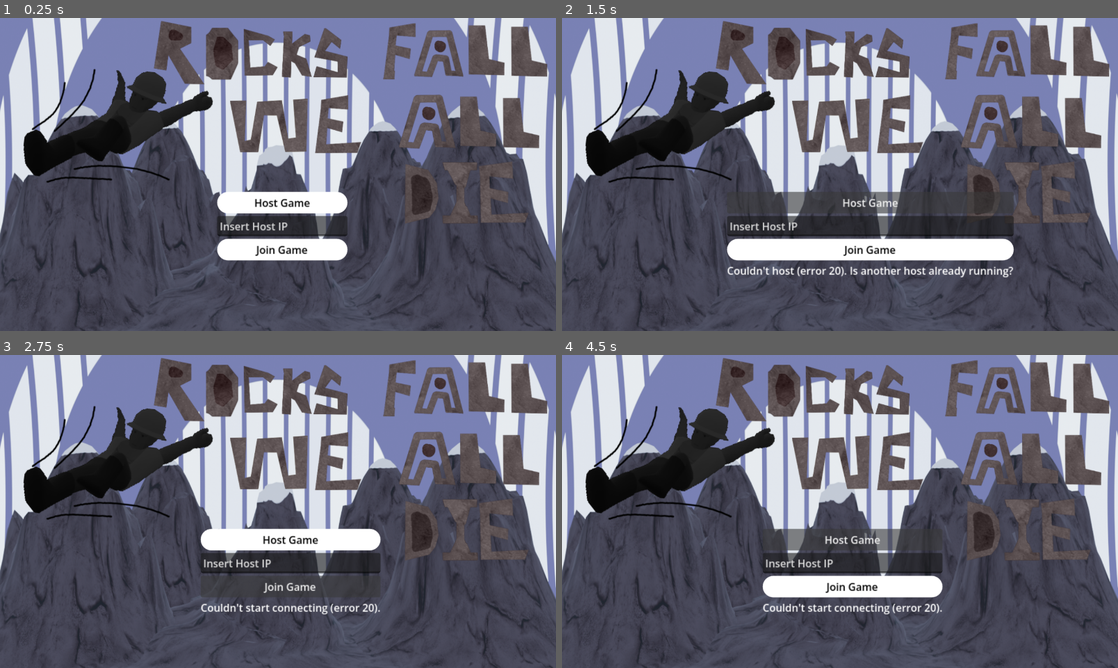
Above: before the commit, frames 1-4 (two rows, left to right).
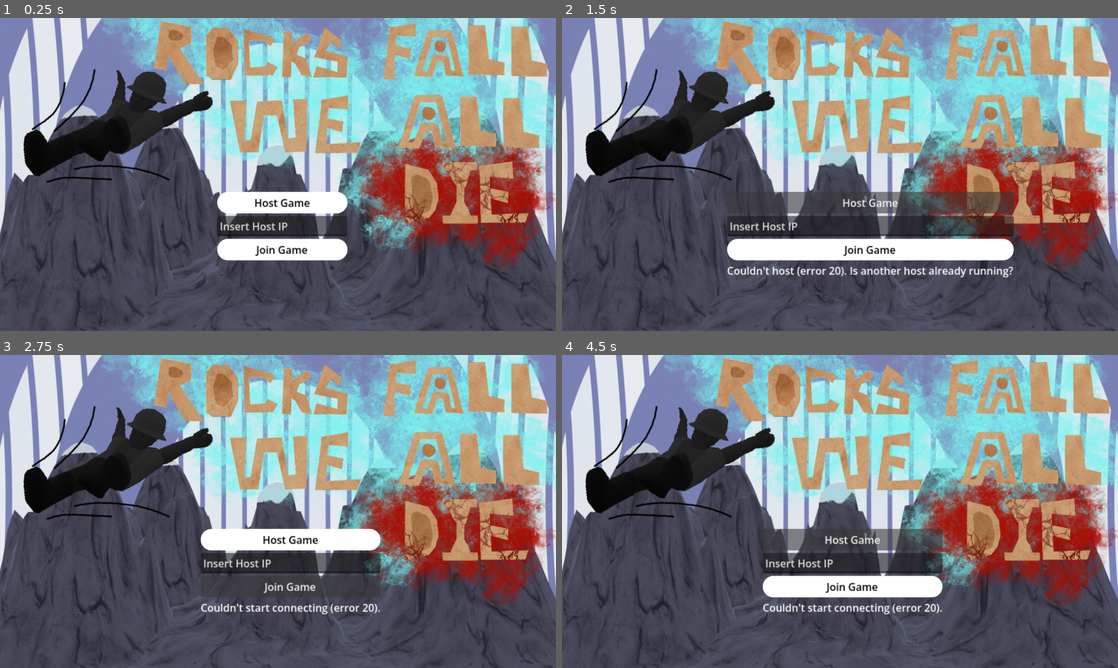
Above: after the commit, the same moments.

Repository: xxycoc/Rocks-Fall-We-All-Die
Game: Godot game, scene res://scenes/main.tscn
The game is run twice, just before and just after one commit, with the same random seed, the same clock (stepped at 60 frames per second) and the same inputs.
Inputs (mouse positions are in pixels of both pictures, inside the frame that each line leads up to):
- Up to frame 1 (0.25 s): no input
- Up to frame 2 (1.5 s): tap Enter (start_round) at 0.5 s; move the mouse to (962, 158) at 0.52 s; hold D (move_right) 0.53-1.25 s; tap G (carry) at 0.6 s; click (962, 158) at 0.67 s; tap Space (jump) at 0.77 s; click "Host Game" at 1.25 s
- Up to frame 3 (2.75 s): click "Join Game" at 2 s
- Up to frame 4 (4.5 s): drag from (728, 527) to (812, 574) at 2.77 s; move the mouse to (895, 442) at 3.52 s; hold D (move_right) 3.53-4.25 s; tap E (slide) at 3.6 s; click (895, 442) at 3.67 s; drag from (812, 574) to (673, 464) at 4.27 s

The runs differ from the first frame. In frame 1, 38% of the frame differs, in the area x 18-100%, y 0-80%; in frame 2, 37%; in frame 3, 37%; in frame 4, 38%.

Commit message:
UI Update

Diff:
--- a/scenes/main.tscn
+++ b/scenes/main.tscn
@@ -226,7 +226,7 @@
 script = ExtResource("9_obst")
 
 [node name="SpawnPoints" type="Node3D" parent="." unique_id=1304857624]
-transform = Transform3D(1, 0, 0, 0, 1, 0, 0, 0, 1, 31, 125.36742, -102.05055)
+transform = Transform3D(1, 0, 0, 0, 1, 0, 0, 0, 1, 36.529648, 3.2253666, -9.801772)
 
 [node name="Marker3D" type="Marker3D" parent="SpawnPoints" unique_id=1452039435]
 transform = Transform3D(0.78310186, -0.62189347, 0, 0.62189347, 0.78310186, 0, 0, 0, 1, 0, 1.2289233, 0.6840866)
--- a/scenes/mountain.tscn
+++ b/scenes/mountain.tscn
@@ -1,16 +1,24 @@
-[gd_scene load_steps=4 format=3]
+[gd_scene format=3 uid="uid://dntc2mtd7bcf6"]
 
 [ext_resource type="PackedScene" path="res://scenes/mountain_camera.tscn" id="1_cam"]
-[ext_resource type="Script" path="res://scripts/mountain_controller.gd" id="2_ctrl"]
-[ext_resource type="PackedScene" path="res://scenes/mountain_hud.tscn" id="3_hud"]
+[ext_resource type="Script" uid="uid://j1ym3rgrt6w7" path="res://scripts/mountain_controller.gd" id="2_ctrl"]
+[ext_resource type="PackedScene" uid="uid://qn28j1r50pr8" path="res://scenes/mountain_hud.tscn" id="3_hud"]
+[ext_resource type="Script" uid="uid://4ghc778vam41" path="res://scripts/mountain_markers.gd" id="4_1mgkb"]
 
-[node name="Mountain" type="Node"]
+[node name="Mountain" type="Node" unique_id=743694814]
 
-[node name="MountainCamera" parent="." instance=ExtResource("1_cam")]
+[node name="MountainMarkers" type="Control" parent="." unique_id=1091727704]
+layout_mode = 3
+anchors_preset = 0
+offset_right = 40.0
+offset_bottom = 40.0
+script = ExtResource("4_1mgkb")
 
-[node name="MountainController" type="Node" parent="." node_paths=PackedStringArray("camera")]
+[node name="MountainCamera" parent="." unique_id=466397632 instance=ExtResource("1_cam")]
+
+[node name="MountainController" type="Node" parent="." unique_id=1637924772 node_paths=PackedStringArray("camera")]
 script = ExtResource("2_ctrl")
 camera = NodePath("../MountainCamera")
 
-[node name="MountainHUD" parent="." node_paths=PackedStringArray("controller") instance=ExtResource("3_hud")]
+[node name="MountainHUD" parent="." unique_id=114877570 node_paths=PackedStringArray("controller") instance=ExtResource("3_hud")]
 controller = NodePath("../MountainController")
--- /dev/null
+++ b/scripts/mountain_markers.gd
@@ -0,0 +1,43 @@
+extends Control
+## Mountain markers (P1). Lives in the Mountain's HUD. Draws a dot above every
+## hiker in their jacket colour, so the Mountain can spot them from high up.
+
+const HIKER := preload("res://scripts/hiker.gd")
+const HEIGHT := 2.4   # metres above the hiker's feet
+
+
+func _ready() -> void:
+	mouse_filter = Control.MOUSE_FILTER_IGNORE
+
+
+func _process(_delta: float) -> void:
+	queue_redraw()
+
+
+func _draw() -> void:
+	var cam := get_viewport().get_camera_3d()
+	if cam == null:
+		return
+	for hiker in get_tree().get_nodes_in_group("hikers"):
+		var state: String = hiker.state
+		if state == "extracted":
+			continue
+		var hiker_pos: Vector3 = hiker.global_position
+		var world_pos := hiker_pos + Vector3.UP * HEIGHT
+		# Skip anything behind or level with the camera
+		var depth := -(cam.global_transform.affine_inverse() * world_pos).z
+		if depth < 0.05:
+			continue
+		var pos := cam.unproject_position(world_pos)
+		var color: Color = HIKER.JACKET_COLORS[hiker.jacket_index % HIKER.JACKET_COLORS.size()]
+
+		if state == "eliminated":
+			draw_circle(pos, 6.0, Color(0, 0, 0, 0.6))
+			draw_circle(pos, 4.0, Color(0.55, 0.55, 0.55))
+			continue
+		if state == "unconscious":
+			# Pulsing red ring: this hiker is down
+			var pulse := 0.5 + 0.5 * sin(Time.get_ticks_msec() / 150.0)
+			draw_circle(pos, 13.0 + pulse * 5.0, Color(1.0, 0.25, 0.2, 0.5))
+		draw_circle(pos, 10.0, Color(0, 0, 0, 0.6))
+		draw_circle(pos, 8.0, color)
Binary file changed: art/Title.png
Not shown, changed: export_presets.cfg
Not shown, added: scripts/mountain_markers.gd.uid
